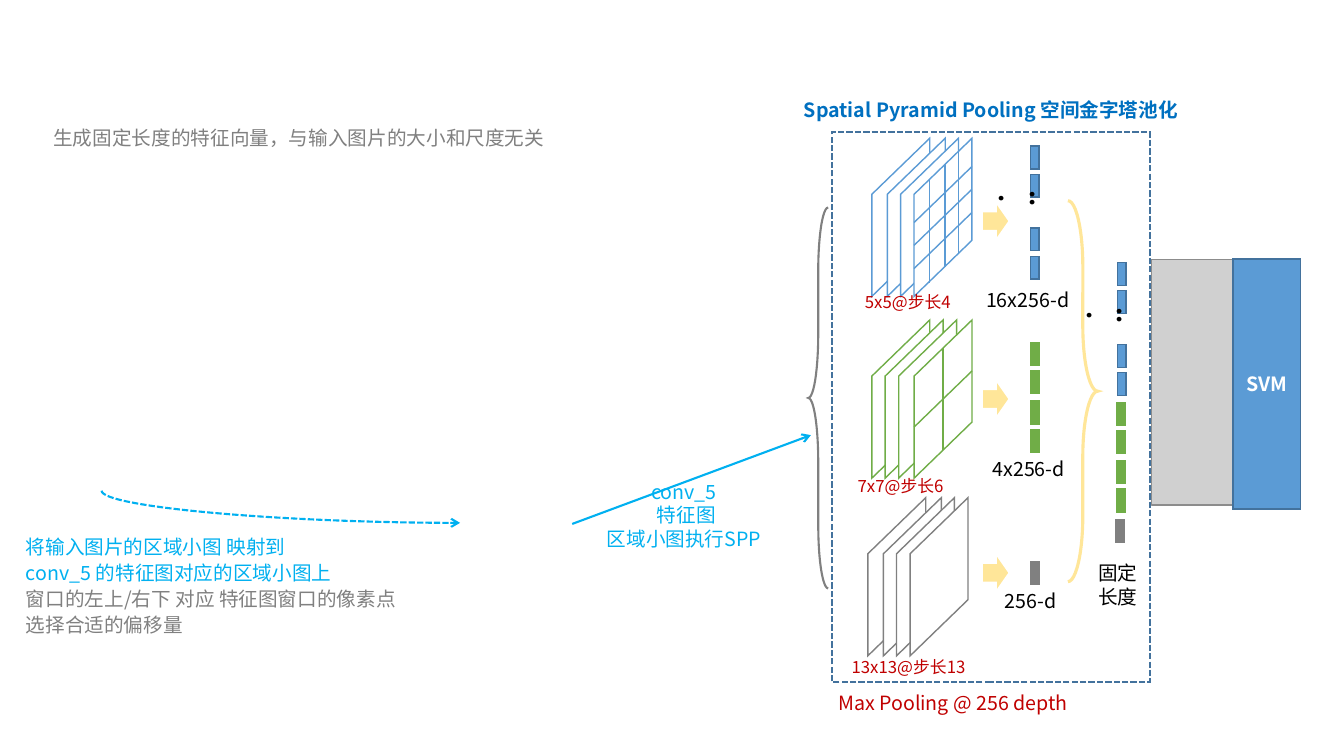
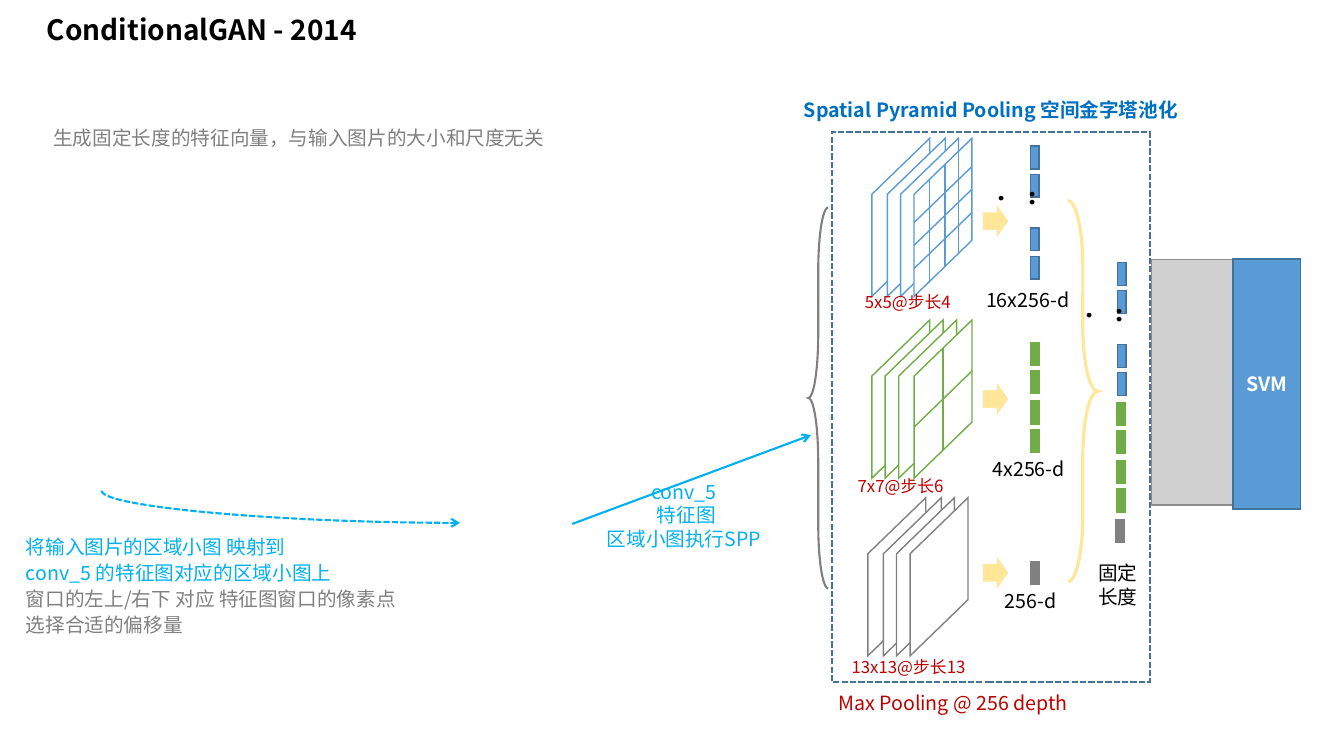
Before and after one commit to taylorguo/GAN_Understanding_Practicing, a slide deck: slide 5 of GAN_Understanding/GANunderstanding.pptx (slide 12 before the commit). Drawn at 1344x756 pixels with LibreOffice and Linux fonts; fonts in the diff are those of the drawing; grey boxes stand for pictures. Boxes give left, top, right and bottom in pixels: in the first picture for what was removed or moved away, otherwise in the second. Text is boxed around its words. In the diff, an @@ line names an element or a change of style, - is before the commit and + after.

```diff
--- a/GAN_Understanding/GANunderstanding.pptx
+++ b/GAN_Understanding/GANunderstanding.pptx
@@ text added at bbox=[47, 17, 356, 41], 20 pt, text #000000, bold @@
+ConditionalGAN - 2014
```
Also in this commit, not shown: 8 other slides changed, 2 other files.
